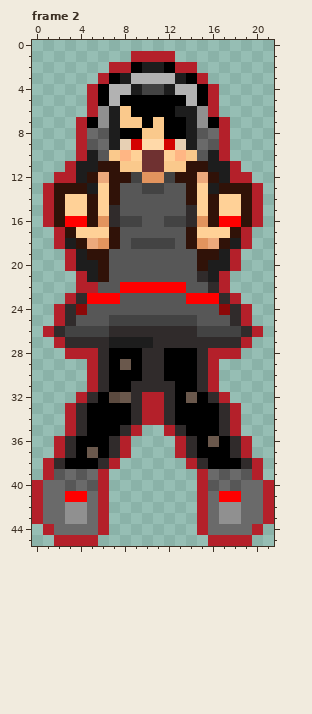
Pixel-art file: Resources/Images/Boss2/Charge.aseprite. The picture above is the old version.
22x46 pixels, 4 frames. Colours within 5 levels of each other are drawn and written as one. Shown: frame 2.
Now the later version:
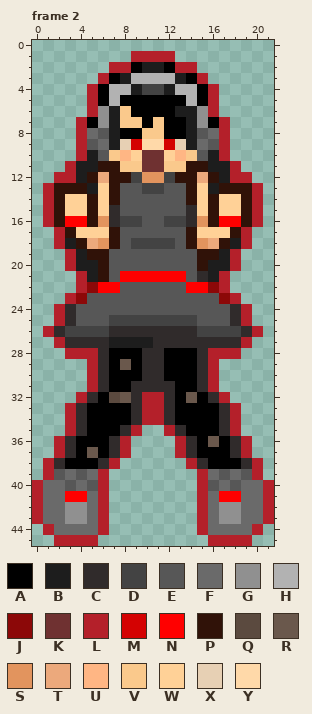
Palette (. is transparent): A #000000  B #1d1d1d  C #302b2b  D #434343  E #575757  F #6a6a6a  G #909090  H #b2b2b2  J #8c0808  K #6f3131  L #b4202a  M #d40202  N #ff0000  P #301208  Q #5b4a3f  R #6a584c  S #e2945e  T #eca97c  U #ffb684  V #fac98c  W #ffd197  X #e7d0b4  Y #ffd9a9
Difference:
Changed rows in their new state; - is an unchanged pixel.
Frame 2, layer "レイヤー 6 #2":
first column x 4:
21 ----NNNNNN----
22 -JNNEEEEEENNJ-
23 JEEE------EEEJ
24 E------------E
